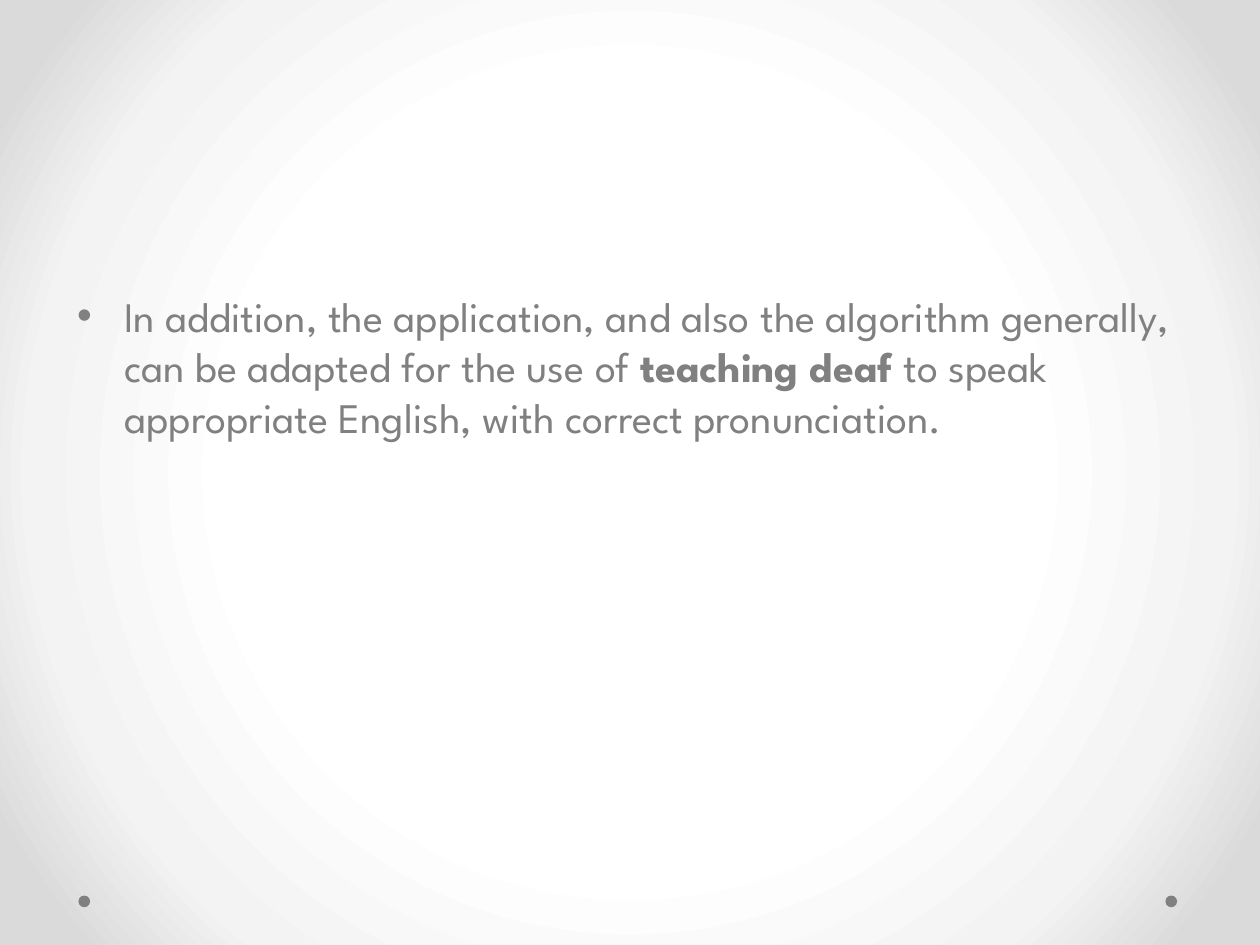
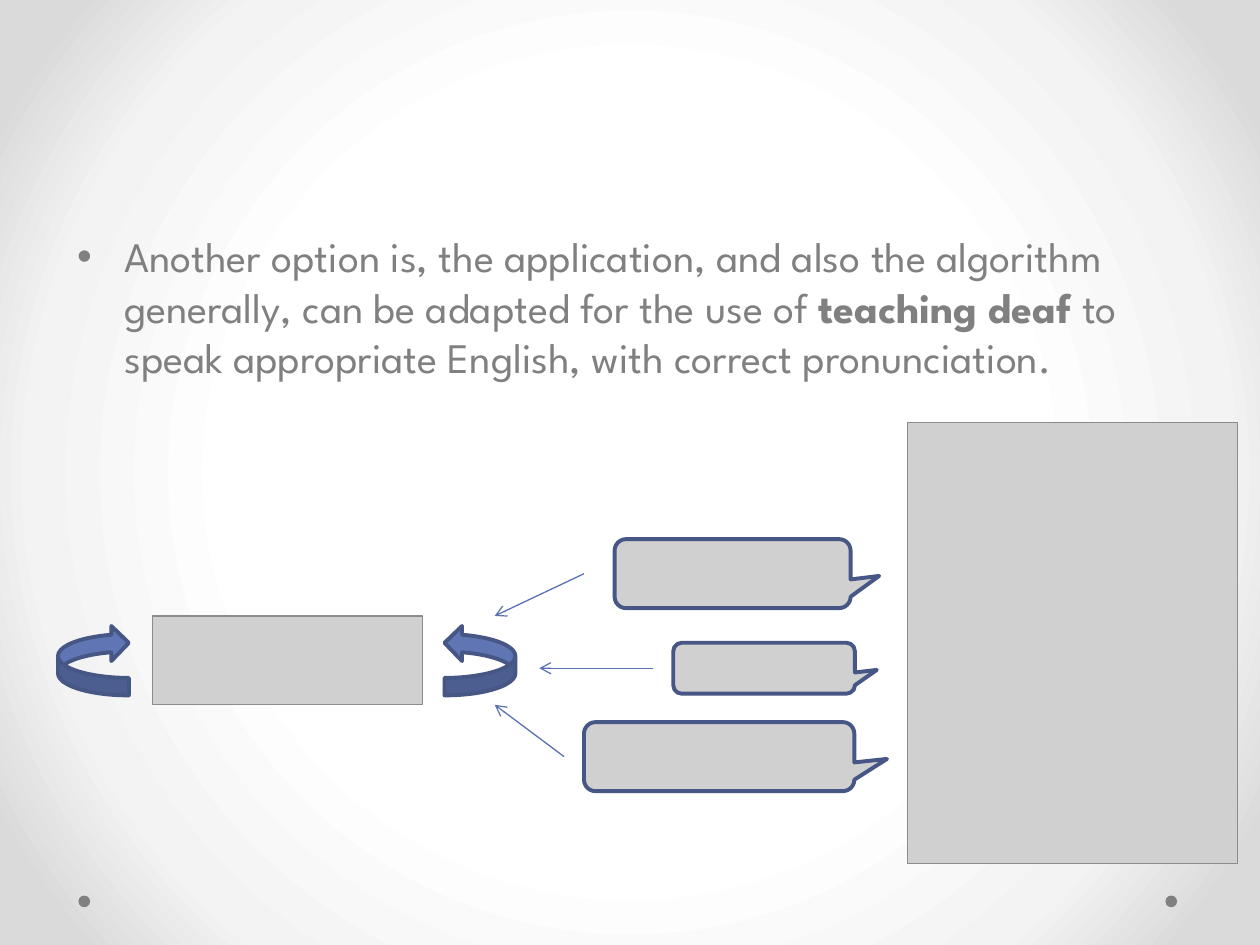
Before and after one commit to nitzanz2/pronunciation-feedback, a slide deck: slide 54 of Pronanciation-feedback - Slideshow.pptx (slide 53 before the commit). Drawn at 1260x945 pixels with LibreOffice and Linux fonts; fonts in the diff are those of the drawing; grey boxes stand for pictures. Boxes give left, top, right and bottom in pixels: in the first picture for what was removed or moved away, otherwise in the second. Text is boxed around its words. In the diff, an @@ line names an element or a change of style, - is before the commit and + after.

```diff
--- a/Pronanciation-feedback - Slideshow.pptx
+++ b/Pronanciation-feedback - Slideshow.pptx
@@ text at (124, 243, 1117, 382): text changed @@
-• In addition, the application, and also the algorithm generally, can be adapted for the use of teaching deaf to speak appropriate English, with correct pronunciation.
+• Another option is, the application, and also the algorithm generally, can be adapted for the use of teaching deaf to speak appropriate English, with correct pronunciation.
@@ picture added at (907, 423, 1237, 864) @@
@@ group added at (58, 539, 854, 791): 4 pictures, 3 arrows, 2 curved left arrows @@
```
Also in this commit, not shown: 13 other slides changed, 4 slides added, 1 other file.
